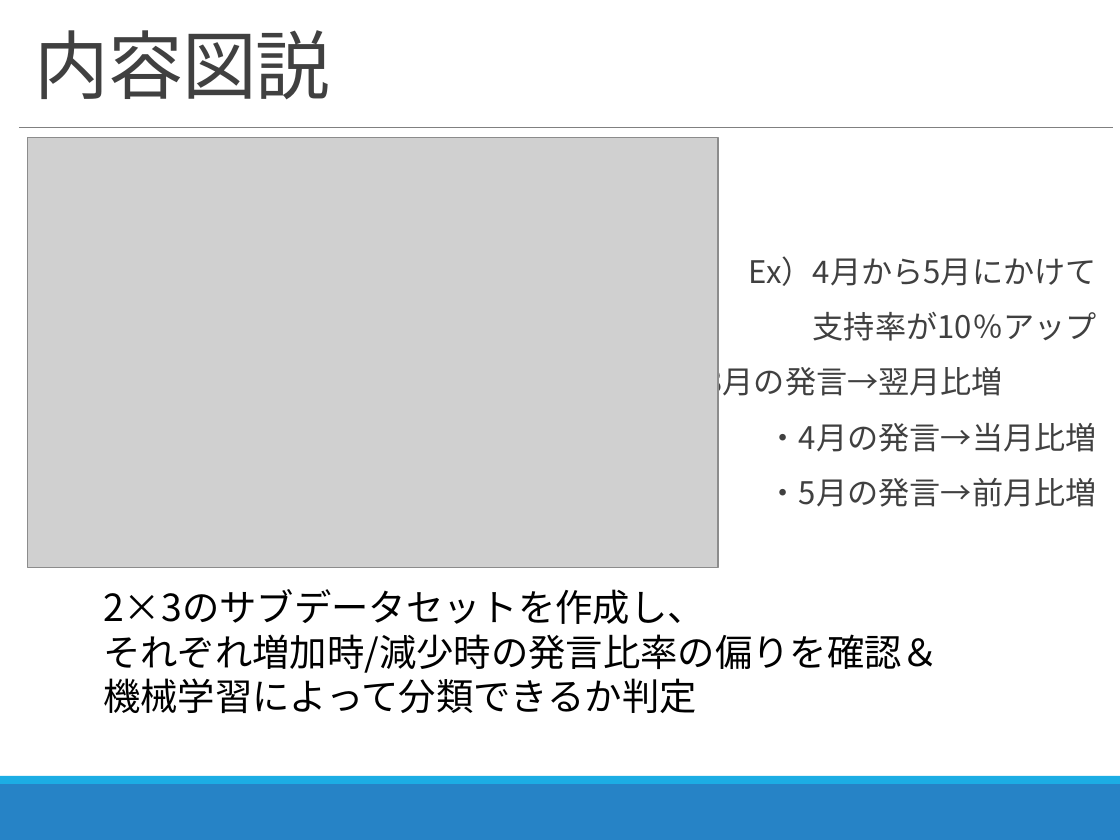
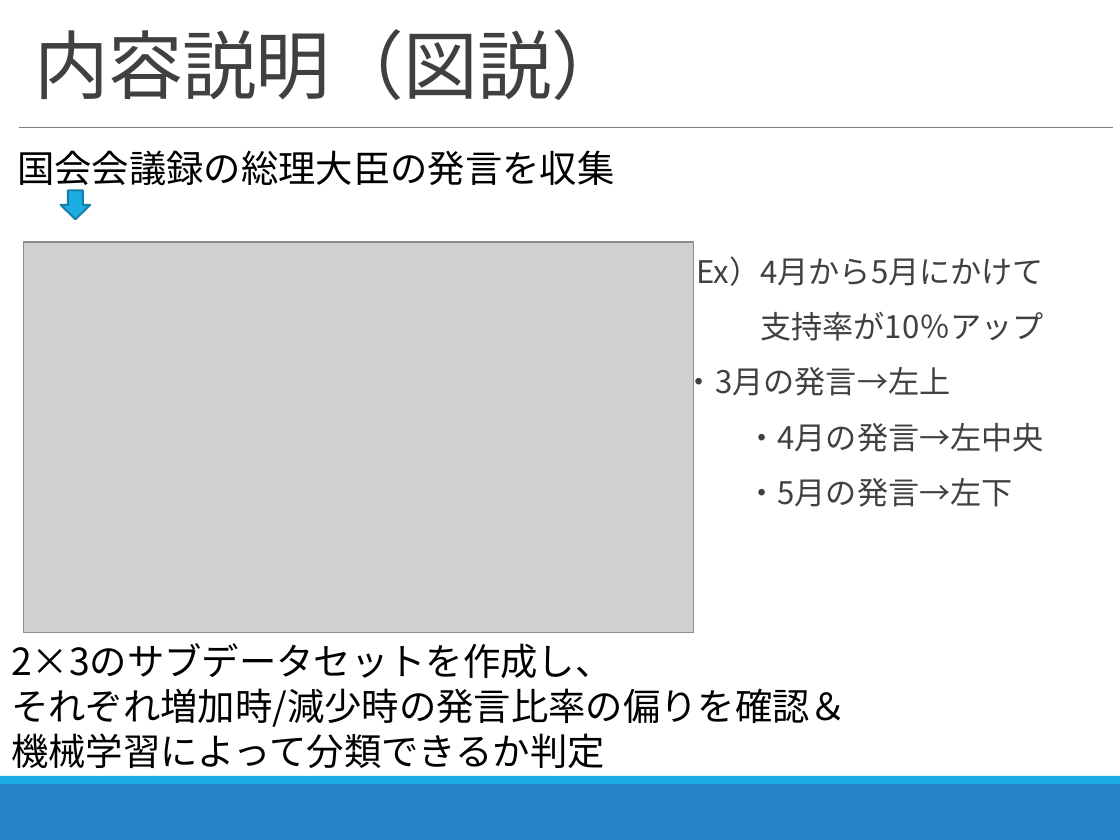
Before and after one commit to zerebom/amazon_sclapiing, a slide deck: slide 3 of 2018_11_07_進捗報告.pptx (slide 4 before the commit). Drawn at 1120x840 pixels with LibreOffice and Linux fonts; fonts in the diff are those of the drawing; grey boxes stand for pictures. Boxes give left, top, right and bottom in pixels: in the first picture for what was removed or moved away, otherwise in the second. Text is boxed around its words. In the diff, an @@ line names an element or a change of style, - is before the commit and + after.

```diff
--- a/2018_11_07_進捗報告.pptx
+++ b/2018_11_07_進捗報告.pptx
@@ title at <box>34,29,626,100</box>: text changed @@
-内容図説
+内容説明（図説）
@@ text added at <box>17,150,614,192</box>, 24 pt, text #000000 @@
+国会会議録の総理大臣の発言を収集
@@ down arrow added at <box>60,190,91,220</box>, fill #1CADE4, outline #1580A9 1.25 pt @@
@@ picture: place and size @@
-picture at <box>27,138,718,568</box>
+picture at <box>24,242,693,633</box>
@@ text at <box>684,362,1044,507</box>: text changed @@
-・3月の発言→翌月比増
-・4月の発言→当月比増
-・5月の発言→前月比増
+・3月の発言→左上
+・4月の発言→左中央
+・5月の発言→左下
@@ text "2×3のサブデータセットを作成し、": place and size @@
-text "2×3のサブデータセットを作成し、" at <box>103,589,939,713</box>
+text "2×3のサブデータセットを作成し、" at <box>11,643,847,768</box>
```
Also in this commit, not shown: 9 other slides changed, 8 slides added, 24 other files.
